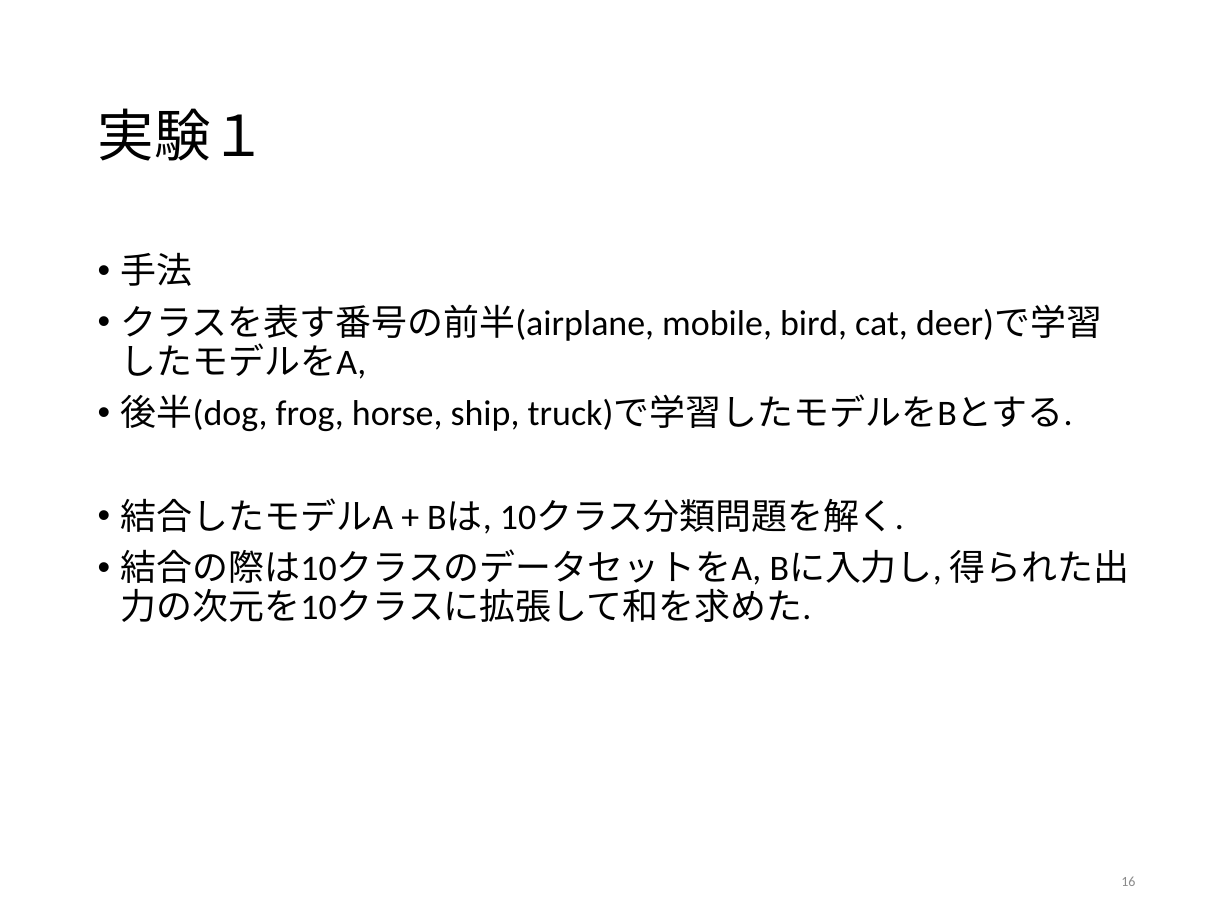
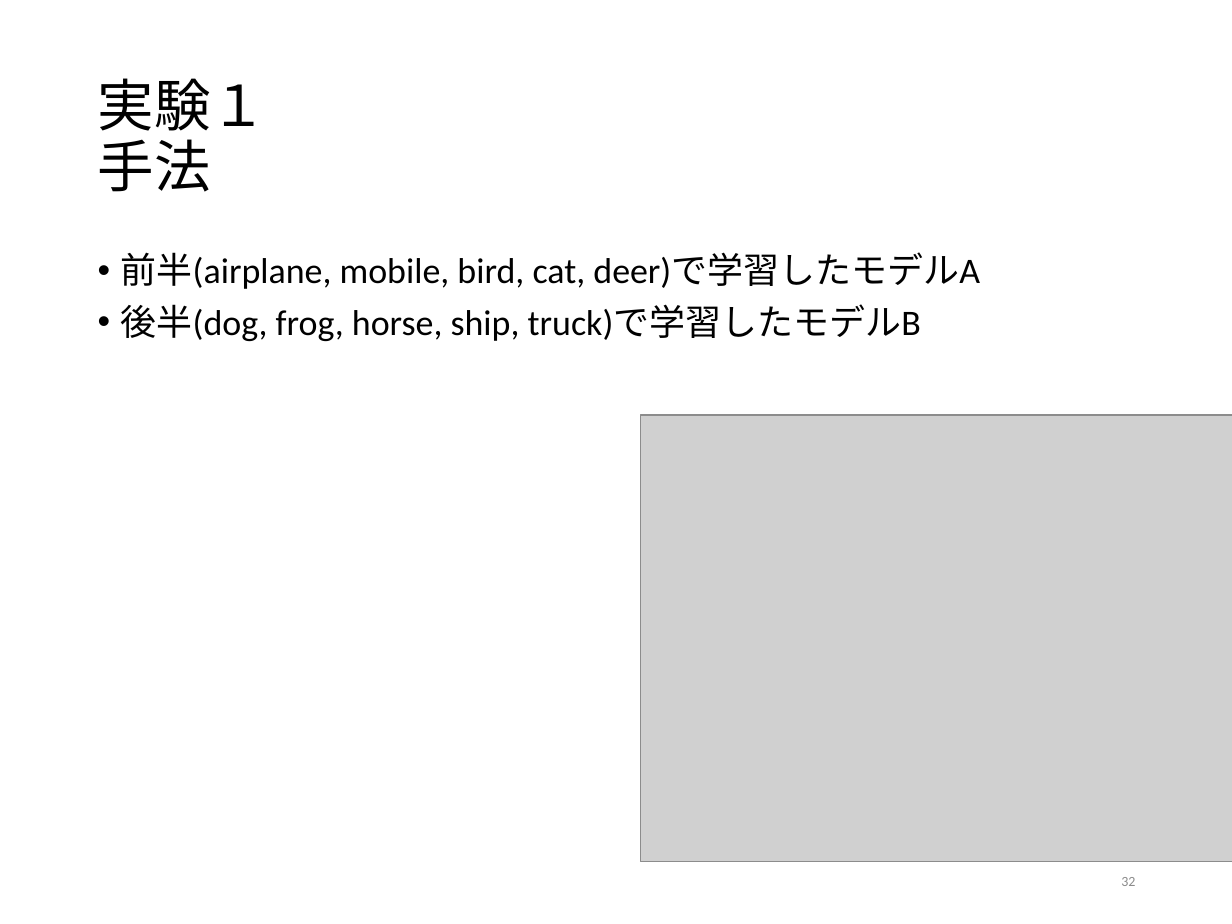
Before and after one commit to tatsuya-sugiyama/WeeklyReport, a slide deck: slide 32 of report/2020前期/2020sugiyama.pptx (slide 16 before the commit). Drawn at 1232x924 pixels with LibreOffice and Linux fonts; fonts in the diff are those of the drawing; grey boxes stand for pictures. Boxes give left, top, right and bottom in pixels: in the first picture for what was removed or moved away, otherwise in the second. Text is boxed around its words. In the diff, an @@ line names an element or a change of style, - is before the commit and + after.

```diff
--- a/report/2020前期/2020sugiyama.pptx
+++ b/report/2020前期/2020sugiyama.pptx
@@ title at <box>98,78,267,192</box>: text changed @@
-実験１
+実験１
+手法
@@ text at <box>121,252,980,341</box>: text changed @@
-• 手法
-• クラスを表す番号の前半(airplane, mobile, bird, cat, deer)で学習したモデルをA,
-• 後半(dog, frog, horse, ship, truck)で学習したモデルをBとする.
-• 結合したモデルA + Bは, 10クラス分類問題を解く.
-• 結合の際は10クラスのデータセットをA, Bに入力し, 得られた出力の次元を10クラスに拡張して和を求めた.
+• 前半(airplane, mobile, bird, cat, deer)で学習したモデルA
+• 後半(dog, frog, horse, ship, truck)で学習したモデルB
@@ picture added at <box>641,415,1232,861</box> @@
@@ page number at <box>1121,877,1135,886</box>: text changed @@
-16
+32
```
Also in this commit, not shown: 20 other slides changed, 23 slides added, 3 slides removed, 3 other files.
